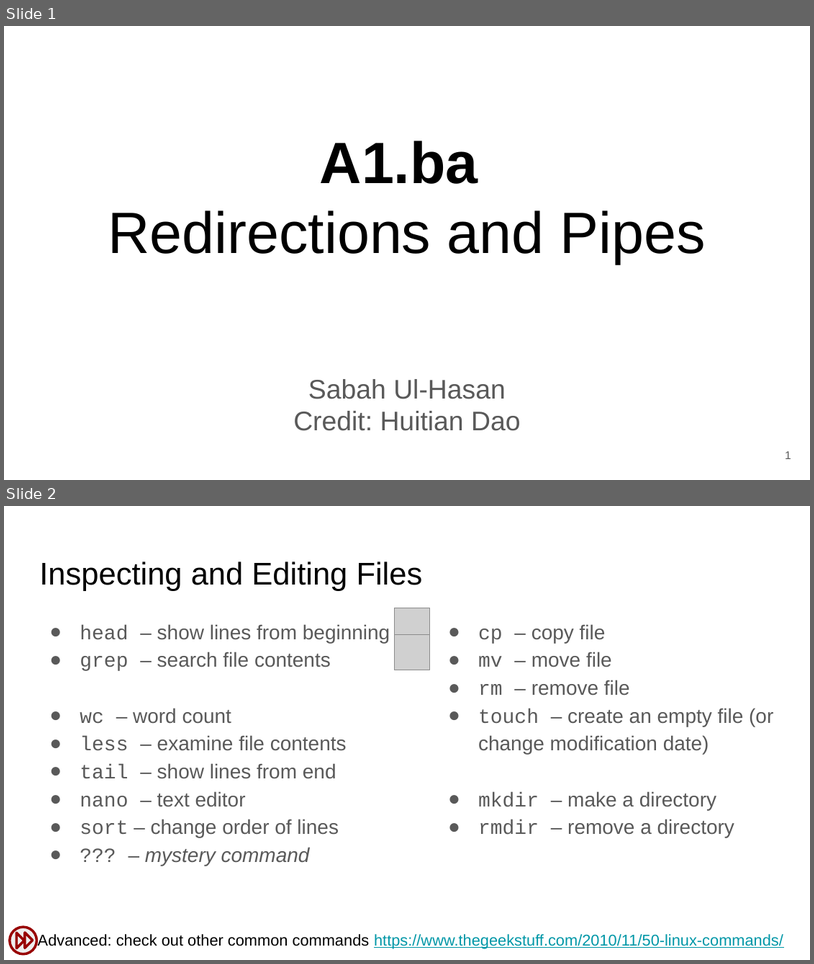
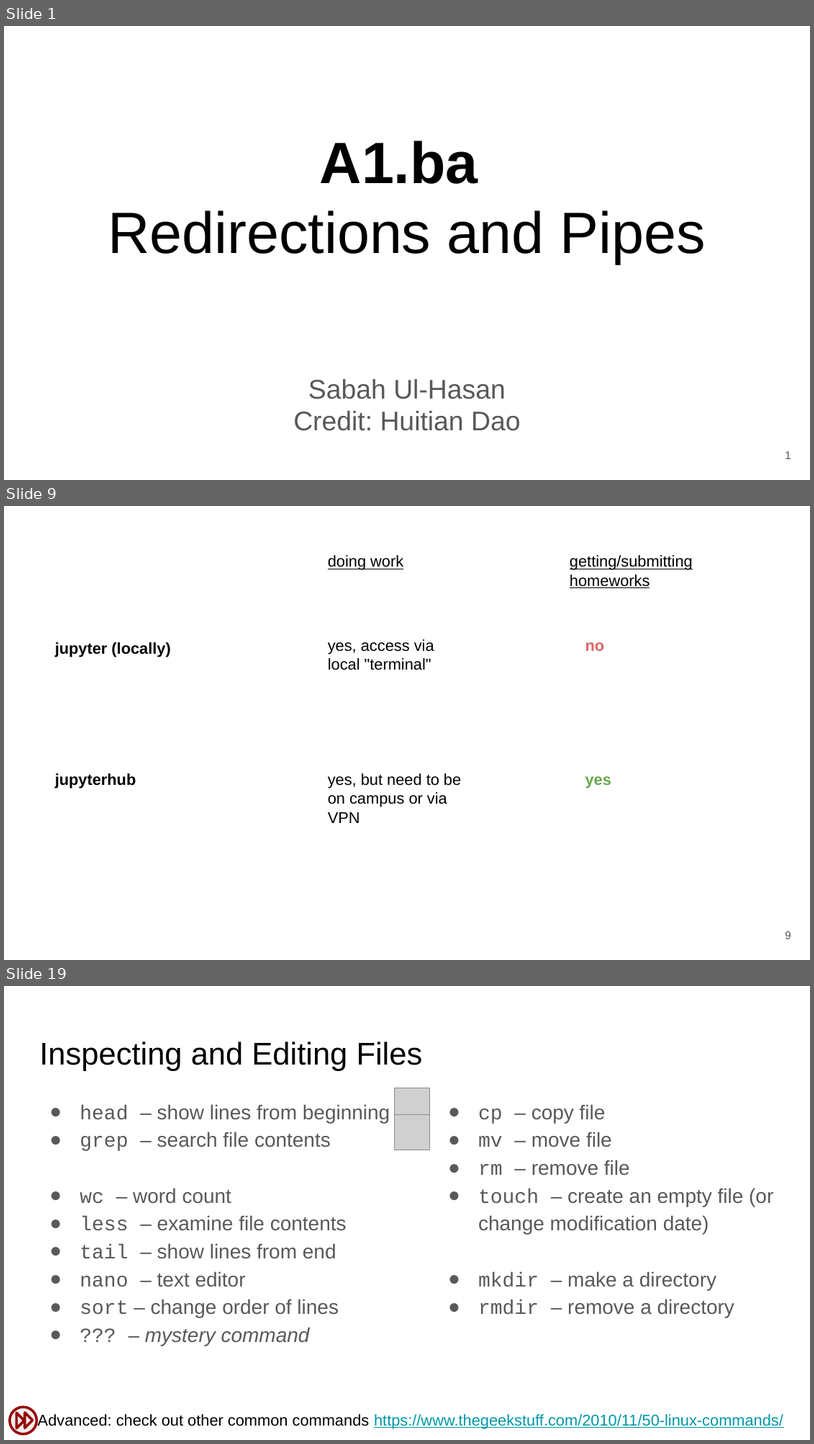
Before and after one commit to SuLab/Applied-Bioinformatics, a slide deck: Lectures/A1.b_Bash-redirections-pipes.pptx. Shown one above the other, each under a label of ours: slides 1 and 2 before the commit, slides 1, 9 and 19 after it; the slides between them are not shown. The pictures are 814x964 and 814x1444 pixels, drawn with LibreOffice and Linux fonts; fonts in the diff are those of the drawing; grey boxes stand for pictures. Boxes give left, top, right and bottom in pixels: in the first picture for what was removed or moved away, otherwise in the second. Text is boxed around its words. In the diff, an @@ line names an element or a change of style, - is before the commit and + after.

```diff
--- a/Lectures/A1.b_Bash-redirections-pipes.pptx
+++ b/Lectures/A1.b_Bash-redirections-pipes.pptx
@@ slide 9 added at (x1=4, y1=506, x2=810, y2=960), background #FFFFFF @@
@@ text added at (x1=328, y1=555, x2=404, y2=570), 14 pt, text #000000, underline @@
+doing work
@@ text added at (x1=570, y1=555, x2=693, y2=588), 14 pt, text #000000, underline @@
+getting/submitting homeworks
@@ text added at (x1=55, y1=642, x2=170, y2=657), 14 pt, text #000000, bold @@
+jupyter (locally)
@@ text added at (x1=328, y1=639, x2=435, y2=670), 14 pt, text #000000 @@
+yes, access via local "terminal"
@@ text added at (x1=586, y1=642, x2=605, y2=651), 14 pt, text #E06666, bold @@
+no
@@ text added at (x1=55, y1=773, x2=136, y2=788), 14 pt, text #000000, bold @@
+jupyterhub
@@ text added at (x1=328, y1=773, x2=461, y2=807), 14 pt, text #000000 @@
+yes, but need to be on campus or via VPN
@@ text added at (x1=586, y1=776, x2=612, y2=788), 14 pt, text #6AA84F, bold @@
+yes
@@ page number added at (x1=785, y1=931, x2=792, y2=939), 10 pt, text #595959 @@
+9
@@ what was slide 2 is now slide 19 @@
```
Also in this commit, not shown: 1 slide changed, 17 other slides added, 1 slide removed.
